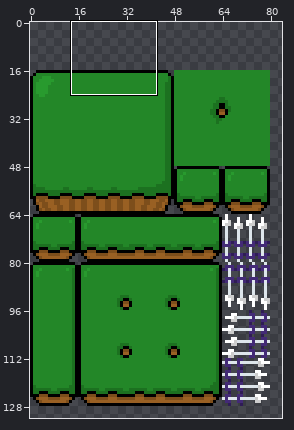
One commit to this sprite sheet: src/data/image/3-terrain.png. The picture above shows the old version from afar; the outline marks the close-up.
Close-up. Before the edit:
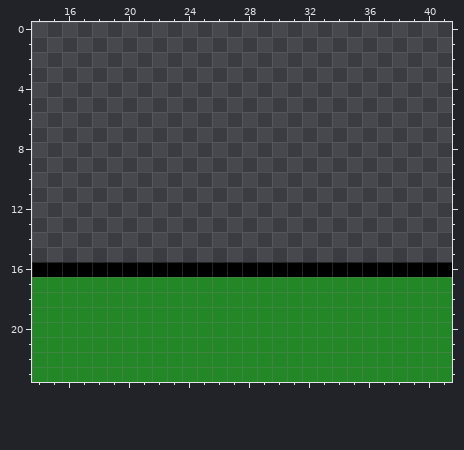
The file is 256x256 pixels. Shown: x 14..41, y 0..23. The wide view leaves out empty margins.
The result:
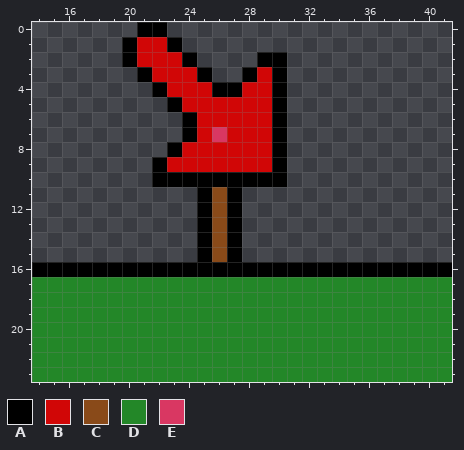
Palette (. is transparent): A #000000  B #d10606  C #894a19  D #238728  E #d93762
Difference:
Changed rows in their new state; - is an unchanged pixel.
first column x 20:
 0 -AA--------
 1 ABBA-------
 2 ABBBA----AA
 3 -ABBBA--ABA
 4 --ABBBAABBA
 5 ---ABBBBBBA
 6 ----ABBBBBA
 7 ----ABEBBBA
 8 ---ABBBBBBA
 9 --ABBBBBBBA
10 --AAAAAAAAA
11 -----ACA---
12 -----ACA---
13 -----ACA---
14 -----ACA---
15 -----ACA---
Changed places in both close-ups, as pixel boxes (x1, y1, x2, y2):
added: (122, 22, 287, 262)
